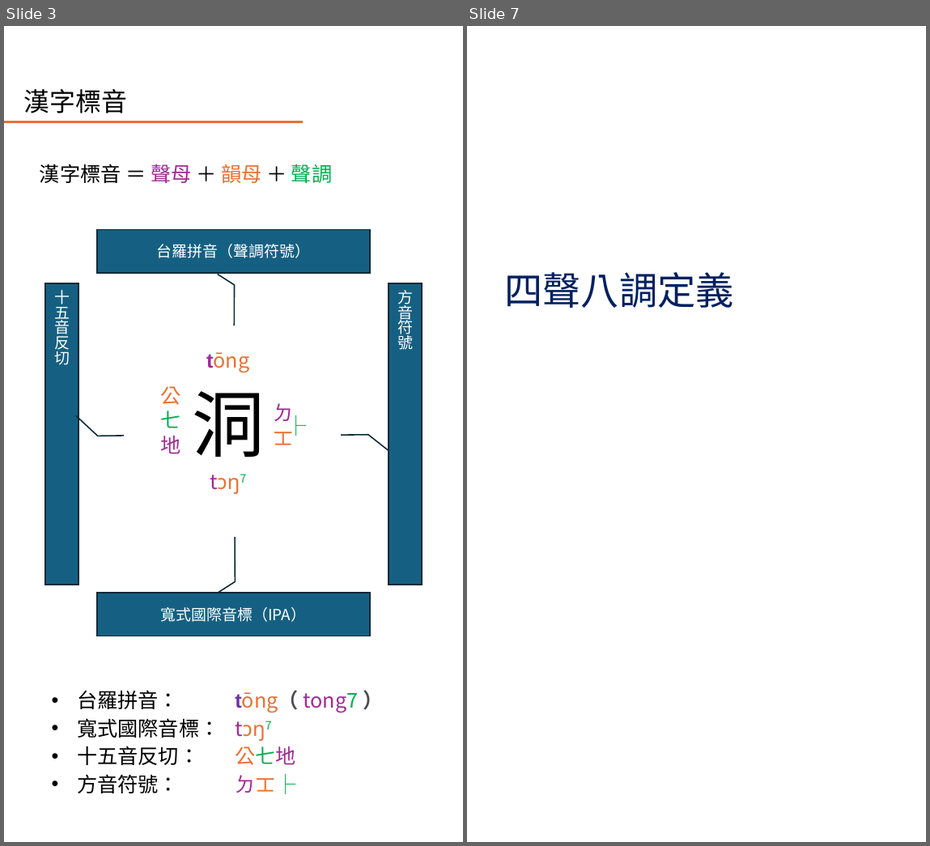
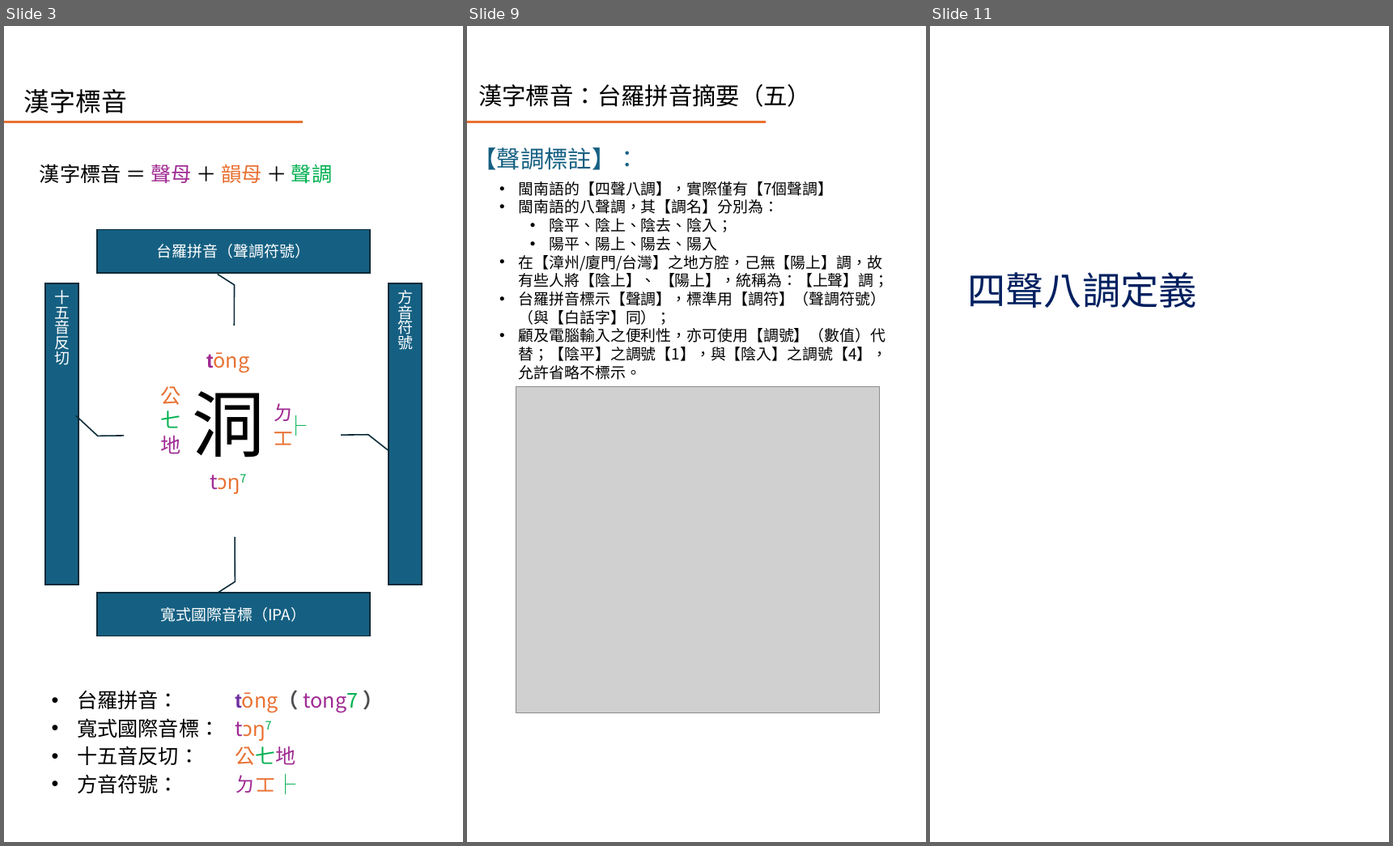
Before and after one commit to AlanJui/Piau-Im, a slide deck: Documents/十五音教材/閩南語之四聲八調與變調規則.pptx. Shown side by side, each under a label of ours: slides 3 and 7 before the commit, slides 3, 9 and 11 after it; the slides between them are not shown. The pictures are 930x846 and 1393x846 pixels, drawn with LibreOffice and Linux fonts; fonts in the diff are those of the drawing; grey boxes stand for pictures. Boxes give left, top, right and bottom in pixels: in the first picture for what was removed or moved away, otherwise in the second. Text is boxed around its words. In the diff, an @@ line names an element or a change of style, - is before the commit and + after.

```diff
--- a/Documents/十五音教材/閩南語之四聲八調與變調規則.pptx
+++ b/Documents/十五音教材/閩南語之四聲八調與變調規則.pptx
@@ slide 9 added at [467, 26, 926, 842], background #FFFFFF; not listed: 1 template element that a slide beside it also shows @@
@@ title added at [478, 84, 811, 107], 28 pt, text #000000 @@
+漢字標音：台羅拼音摘要（五）
@@ text added at [473, 148, 640, 170], 28 pt, text #156082 @@
+【聲調標註】：
@@ text added at [519, 182, 890, 380], 18 pt, text #000000 @@
+• 閩南語的【四聲八調】，實際僅有【7個聲調】
+• 閩南語的八聲調，其【調名】分別為：
+  • 陰平、陰上、陰去、陰入；
+  • 陽平、陽上、陽去、陽入
+• 在【漳州/廈門/台灣】之地方腔，己無【陽上】調，故有些人將【陰上】、 【陽上】，統稱為：【上聲】調；
+• 台羅拼音標示【聲調】，標準用【調符】（聲調符號）（與【白話字】同）；
+• 顧及電腦輸入之便利性，亦可使用【調號】（數值）代替；【陰平】之調號【1】，與【陰入】之調號【4】，允許省略不標示。
@@ picture added at [516, 386, 880, 713] @@
@@ what was slide 7 is now slide 11 @@
```
Also in this commit, not shown: 4 slides changed, 5 other slides added, 27 other files.
